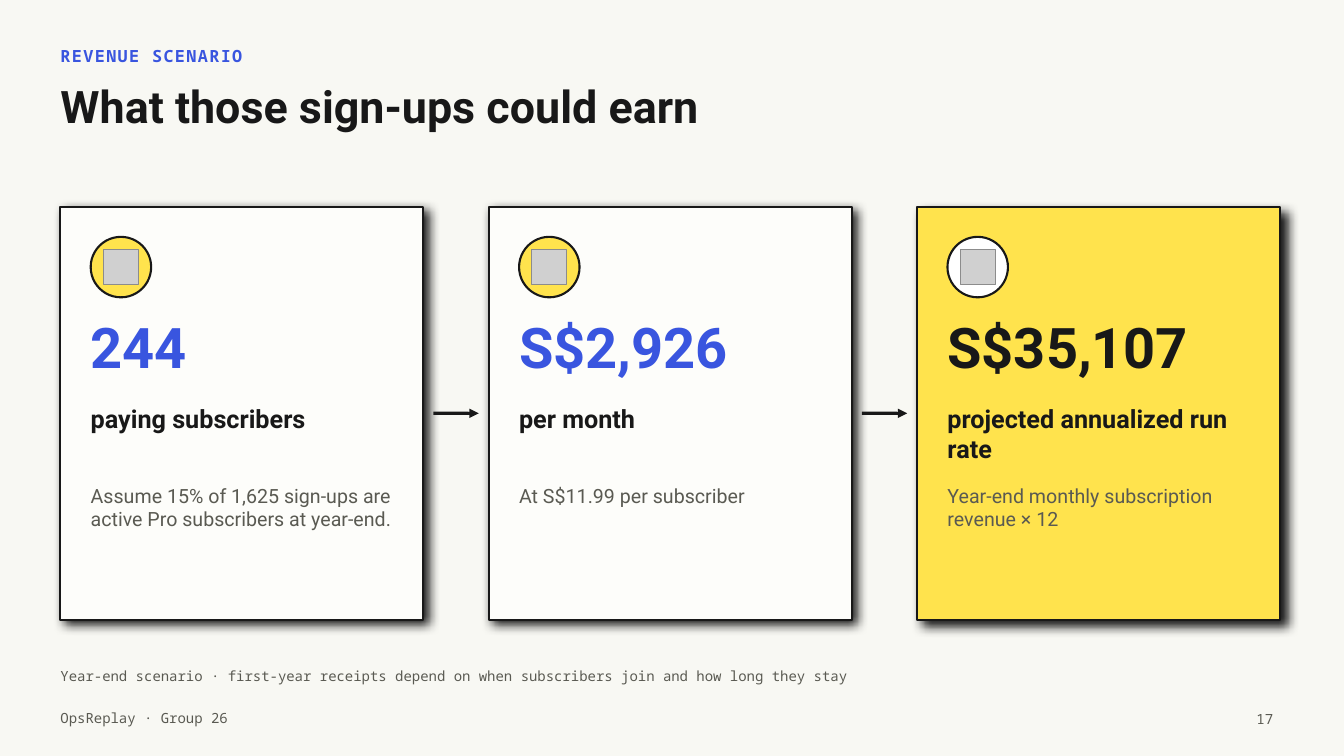
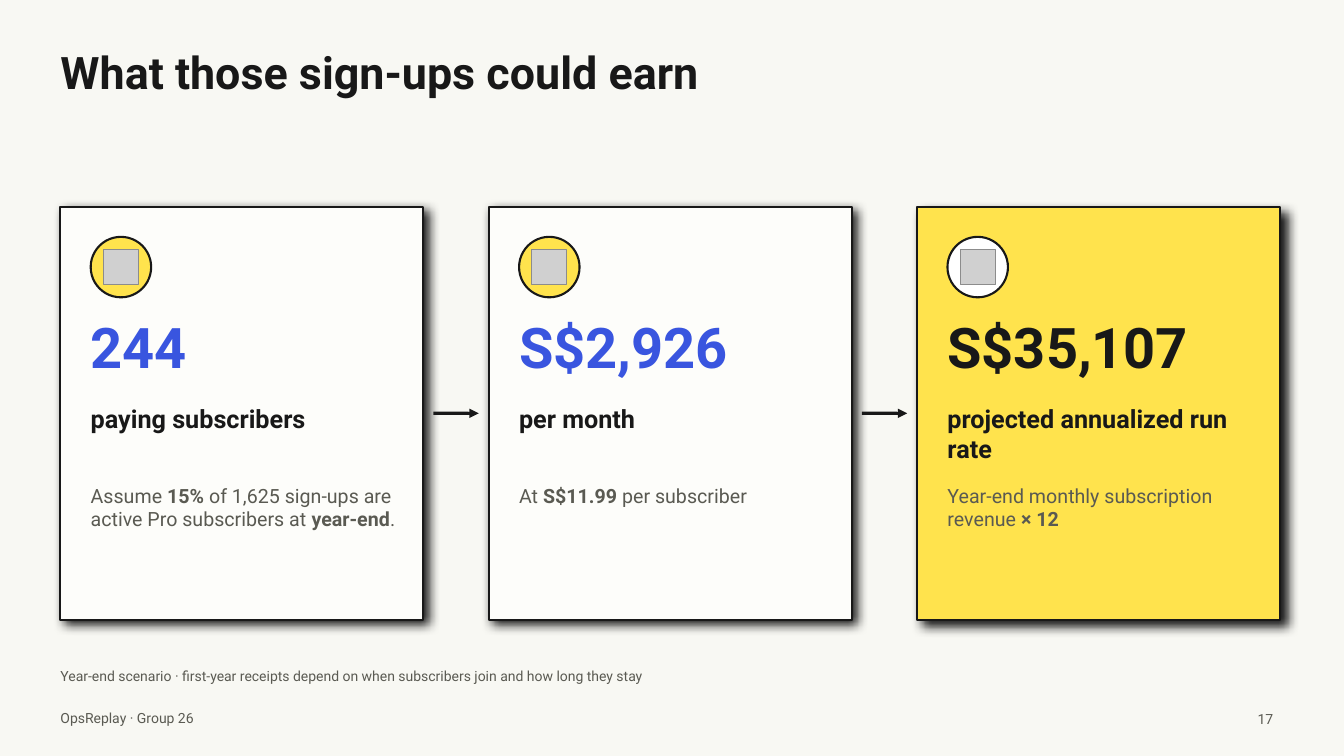
Before and after one commit to ehz0ah/OpsReplay, a slide deck: slide 17 of docs/reports/final/OpsReplay_Final_Presentation.pptx. Drawn at 1344x756 pixels with LibreOffice and Linux fonts; fonts in the diff are those of the drawing; grey boxes stand for pictures. Boxes give left, top, right and bottom in pixels: in the first picture for what was removed or moved away, otherwise in the second. Text is boxed around its words. In the diff, an @@ line names an element or a change of style, - is before the commit and + after.

```diff
--- a/docs/reports/final/OpsReplay_Final_Presentation.pptx
+++ b/docs/reports/final/OpsReplay_Final_Presentation.pptx
@@ title "What those sign-ups could earn" moved from (x1=60, y1=89, x2=699, y2=133) to (x1=60, y1=55, x2=699, y2=99) @@
@@ text removed at (x1=60, y1=50, x2=242, y2=62) @@
-REVENUE SCENARIO
@@ text "Assume 15% of 1,625 sign-ups ..." at (x1=91, y1=488, x2=396, y2=530): bold on in "15% year-end." @@
@@ text "At S$11.99 per subscriber" at (x1=519, y1=487, x2=747, y2=507): bold on in "S$11.99" @@
@@ font Noto Sans Mono to Roboto in 3 elements at (x1=60, y1=670, x2=642, y2=684), (x1=1258, y1=714, x2=1274, y2=724), (x1=60, y1=712, x2=194, y2=726) @@
```
Also in this commit, not shown: 25 other slides changed, 1 slide added, 2 other files.
